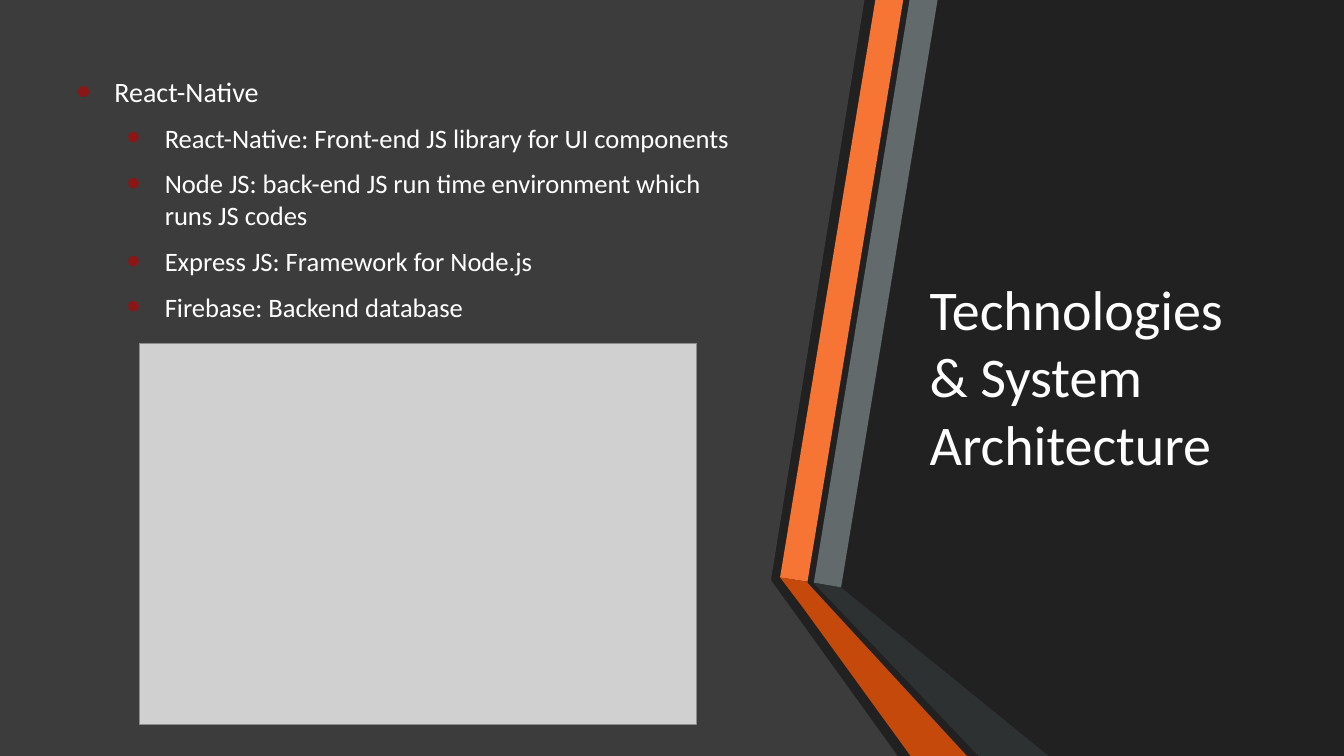
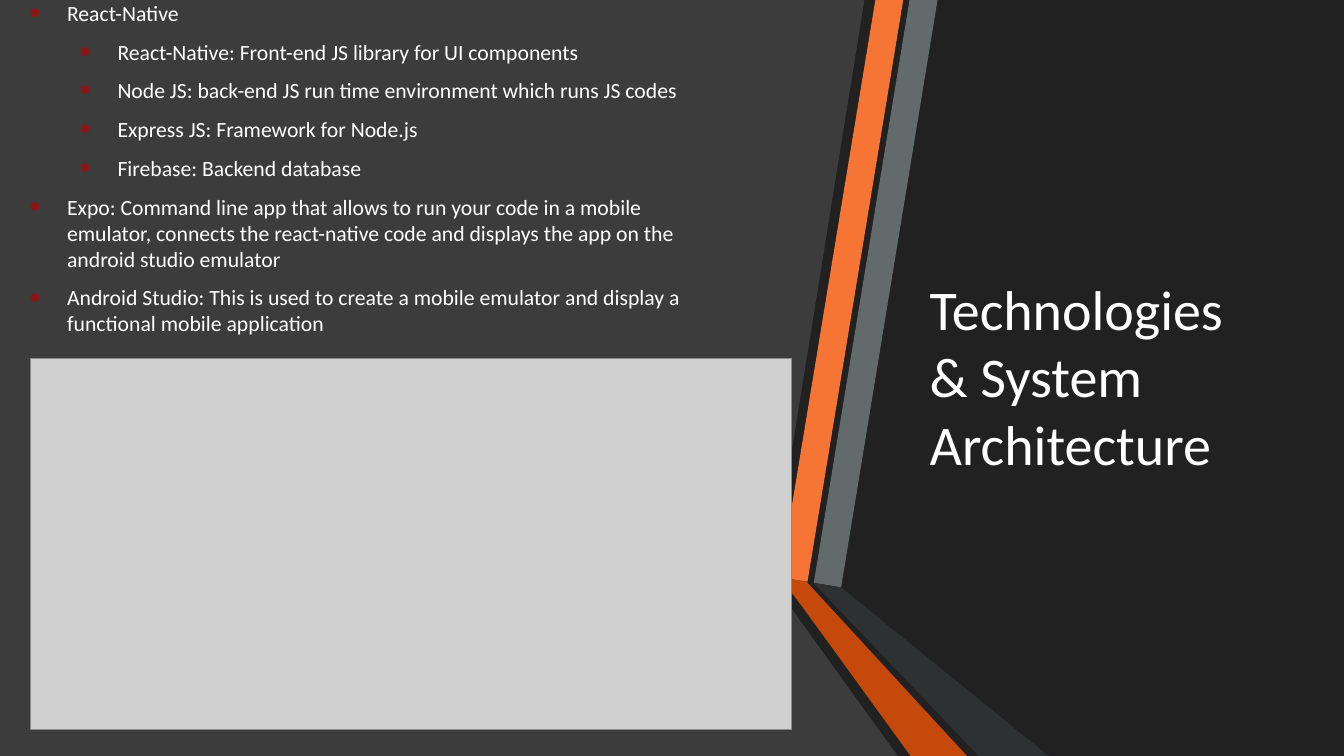
Before and after one commit to OskarGrzenda/FinalYear_Project, a slide deck: slide 3 of Project Slides.pptx. Drawn at 1344x756 pixels with LibreOffice and Linux fonts; fonts in the diff are those of the drawing; grey boxes stand for pictures. Boxes give left, top, right and bottom in pixels: in the first picture for what was removed or moved away, otherwise in the second. Text is boxed around its words. In the diff, an @@ line names an element or a change of style, - is before the commit and + after.

Commit message:
Updated Slides

```diff
--- a/Project Slides.pptx
+++ b/Project Slides.pptx
@@ subtitle "React-Native": place and size @@
-subtitle "React-Native" at bbox=[114, 82, 728, 317]
+subtitle "React-Native" at bbox=[67, 6, 679, 335]
@@ subtitle at bbox=[67, 6, 676, 176]: size 20 to 15.5 pt in "React-Native"; size 19 to 15.5 pt in "React-Native: Front-end JS library for UI components", "Node JS: back-end JS run time environment ...", "Express JS: Framework for Node.js", "Firebase: Backend database" @@
@@ subtitle at bbox=[67, 200, 679, 335]: paragraphs added @@
+• Expo: Command line app that allows to run your code in a mobile emulator, connects the react-native code and displays the app on the android studio emulator
+• Android Studio: This is used to create a mobile emulator and display a functional mobile application
@@ picture: place and size @@
-picture at bbox=[140, 344, 697, 725]
+picture at bbox=[30, 358, 791, 729]
```
